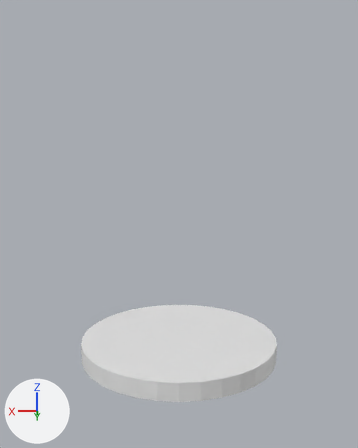
What one commit did to the Blender file Animate_BaseFile - Copy.blend.
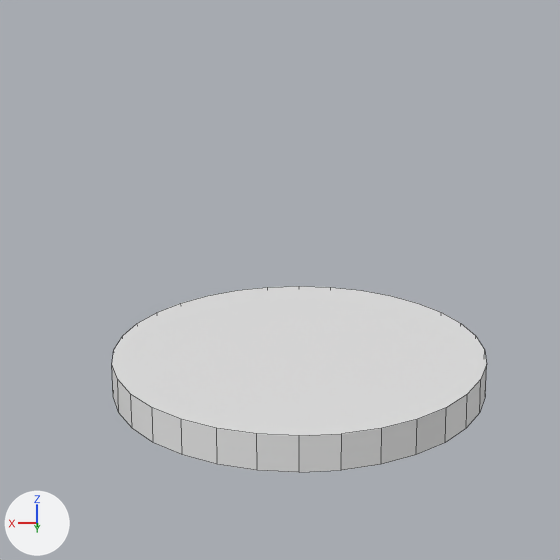
Old and new are each drawn from the file's camera 'Camera' and again close up on the part from 6% to 88% of the width and 35% to 100% of the height. Arrows for +X, +Y and +Z are at lower left; the lights stay in place. The close-ups show mesh edges as thin lines.

The older version as bpy lines, for what is in view:
```python
me_cylinder = bpy.data.meshes.new('Cylinder')
me_cylinder.from_pydata(...)  # a 32-sided cylinder along z spanning x -1.0..1.0, y -1.0..1.0, z -15.17..-13.17
ob_stage = bpy.data.objects.new('Stage', me_cylinder)
ob_stage.location = (0.0, 0.0, 7.09)
ob_stage.scale = (5.0, 5.0, 0.458)
```
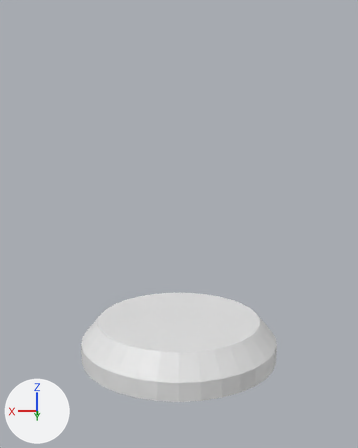
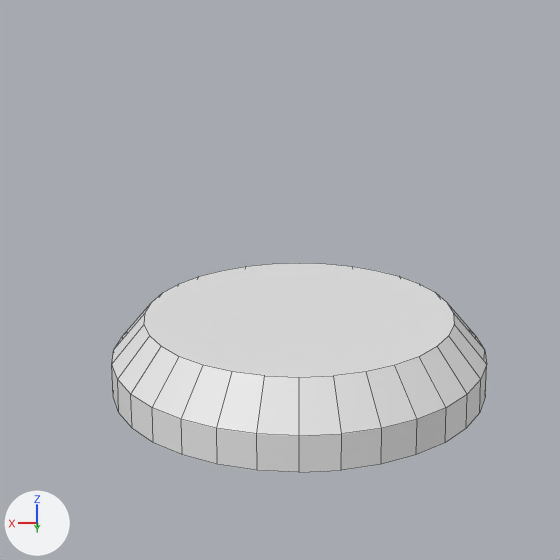
Diff of the bpy script that builds the scene:
```diff
--- a/Animate_BaseFile - Copy.blend.py
+++ b/Animate_BaseFile - Copy.blend.py
@@ me_cylinder @@
 # used by ob_stage; location = (0.0, 0.0, 7.09); scale = (5.0, 5.0, 0.458)
-me_cylinder.from_pydata(...)  # 64 vertices, 34 faces; spans x -1.0..1.0, y -1.0..1.0, z -15.17..-13.17
+me_cylinder.from_pydata(...)  # 96 vertices, 66 faces; spans x -1.0..1.0, y -1.0..1.0, z -15.17..-10.87
+# me_cylinder part 1
+# 1 face is deleted
+# 32 vertices are added at x -0.83..0.83, y -0.83..0.83, z -10.87
+# 33 new faces join them
```

Where the change shows, as pixel boxes [x1, y1, x2, y2] in the close-ups (560 x 560 px):
'Stage', reshaped (12% taller)
    before: [112, 286, 486, 472]
    after: [112, 263, 486, 472]
part 1 of me_cylinder, built on
    before: [112, 286, 486, 436]
    after: [112, 263, 486, 436]
